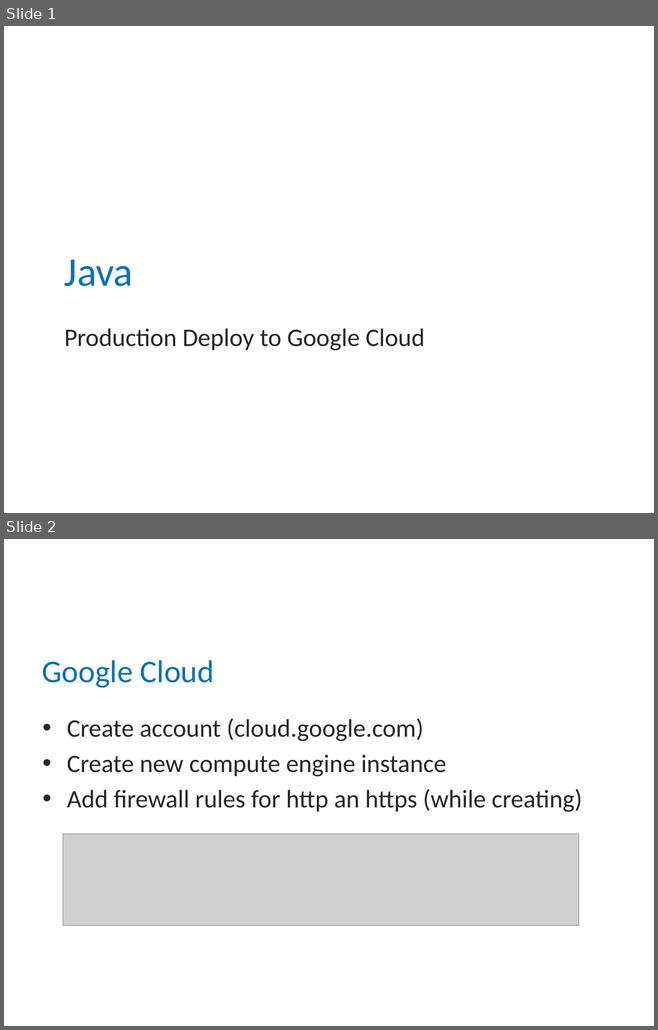
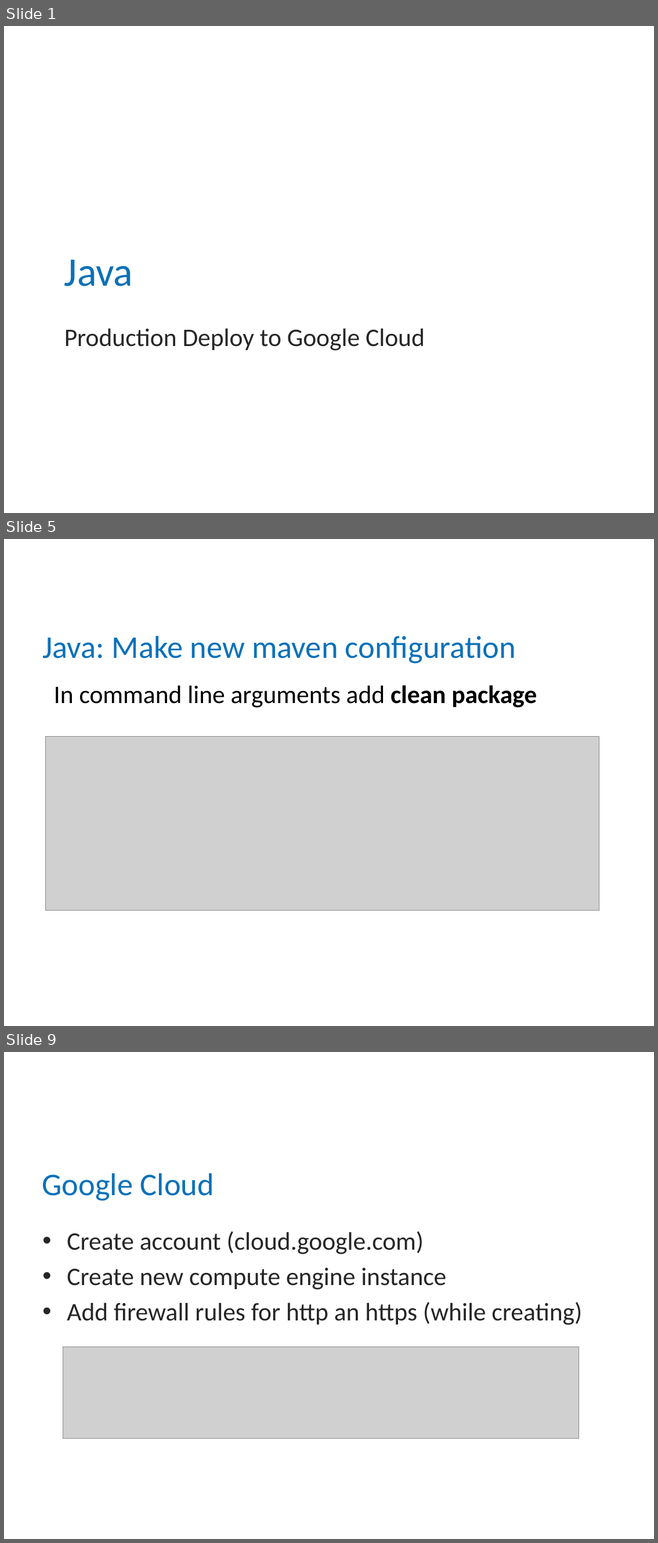
Before and after one commit to mitka0260/BCSlessons, a slide deck: src/main/java/ee/bcs/java/lectures/Loeng47 - Google-Cloud-Deploy.pptx. Shown one above the other, each under a label of ours: slides 1 and 2 before the commit, slides 1, 5 and 9 after it; the slides between them are not shown. The pictures are 658x1030 and 658x1543 pixels, drawn with LibreOffice and Linux fonts; fonts in the diff are those of the drawing; grey boxes stand for pictures; background and template pictures are left out. Boxes give left, top, right and bottom in pixels: in the first picture for what was removed or moved away, otherwise in the second. Text is boxed around its words. In the diff, an @@ line names an element or a change of style, - is before the commit and + after.

```diff
--- a/src/main/java/ee/bcs/java/lectures/Loeng47 - Google-Cloud-Deploy.pptx
+++ b/src/main/java/ee/bcs/java/lectures/Loeng47 - Google-Cloud-Deploy.pptx
@@ slide 5 added at (4, 539, 654, 1026), background #FFFFFF @@
@@ title added at (42, 636, 516, 664), 35 pt, text #0A71B9 @@
+Java: Make new maven configuration
@@ text added at (54, 685, 536, 708), 28 pt, text #000000 @@
+In command line arguments add clean package
@@ picture added at (46, 736, 599, 911) @@
@@ what was slide 2 is now slide 9 @@
```
Also in this commit, not shown: 5 slides changed, 6 other slides added, 1 other file.
